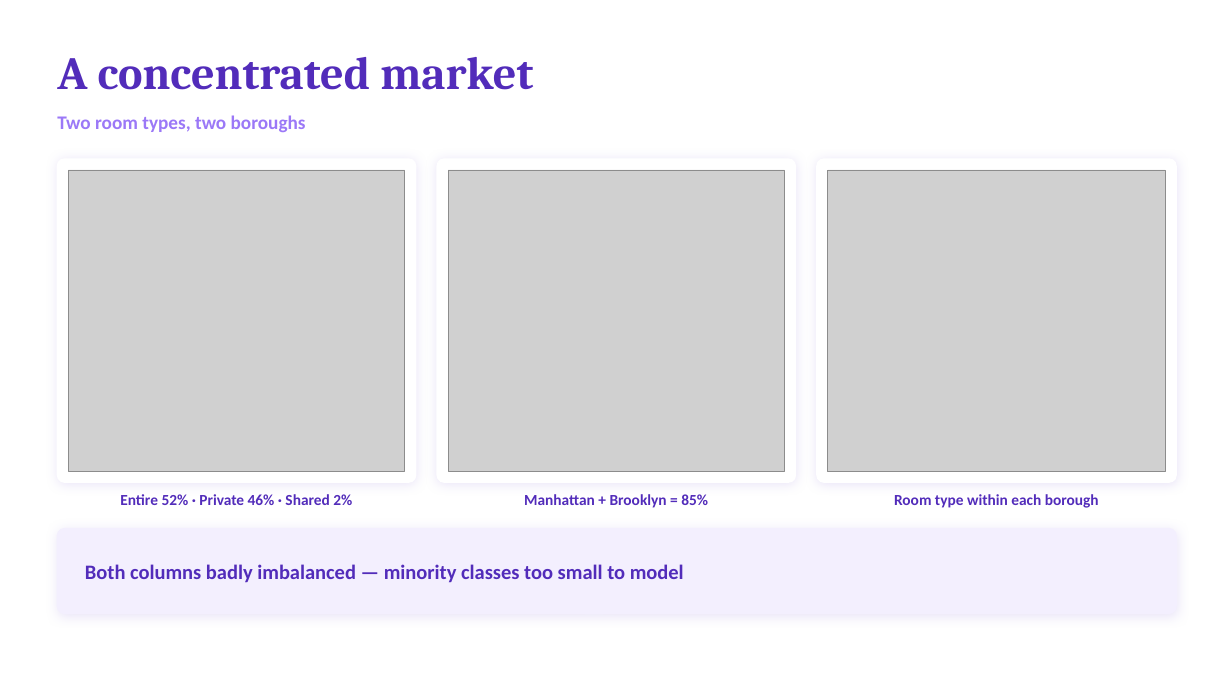
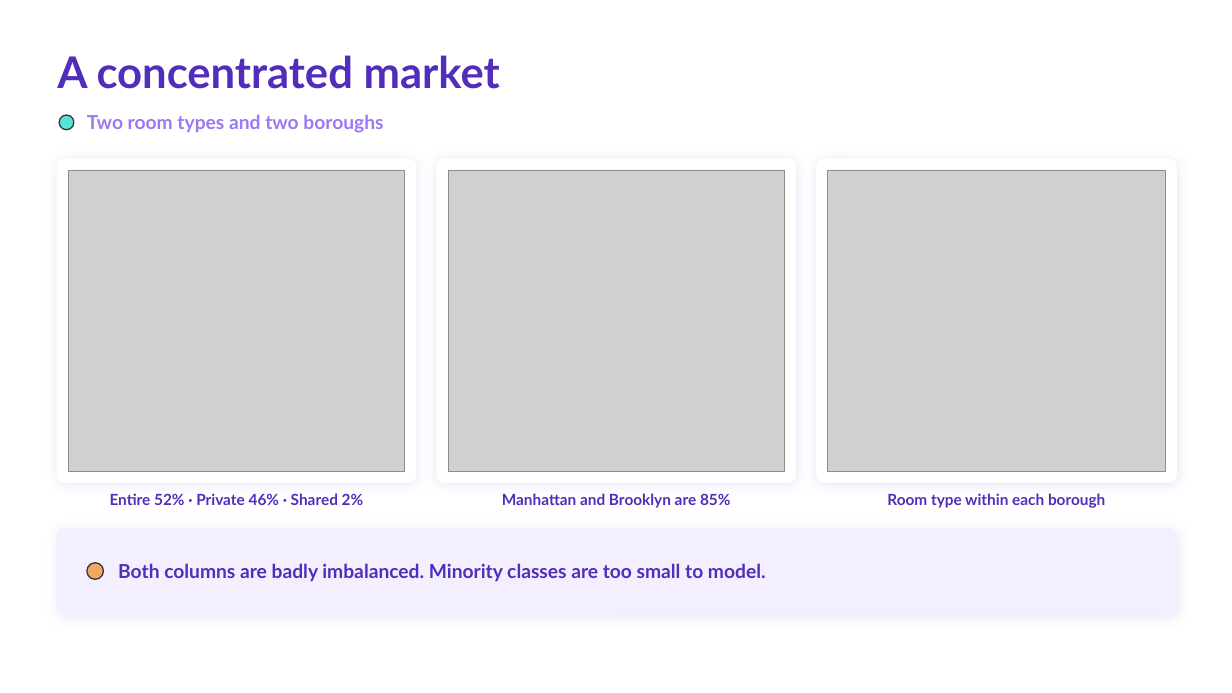
Before and after one commit to khaliddosari/Tuwaiq-Bootcamp, a slide deck: slide 6 of eda week 3/Khalid Al Dosari - EDA Project Presentation.pptx. Drawn at 1232x693 pixels with LibreOffice and Linux fonts; fonts in the diff are those of the drawing; grey boxes stand for pictures. Boxes give left, top, right and bottom in pixels: in the first picture for what was removed or moved away, otherwise in the second. Text is boxed around its words. In the diff, an @@ line names an element or a change of style, - is before the commit and + after.

```diff
--- a/eda week 3/Khalid Al Dosari - EDA Project Presentation.pptx
+++ b/eda week 3/Khalid Al Dosari - EDA Project Presentation.pptx
@@ text "A concentrated market" at [57,55,500,89]: size 36 to 34 pt, font Cambria to Lato @@
@@ ellipse added at [59,116,74,130], fill #57E3D8, outline #333333 1 pt @@
@@ text at [87,114,383,133]: text changed; font Calibri to Lato @@
-Two room types, two boroughs
+Two room types and two boroughs
@@ text "Entire 52% · Private 46% ..." at [110,493,364,505]: font Calibri to Lato @@
@@ text at [502,493,730,508]: text changed; font Calibri to Lato @@
-Manhattan + Brooklyn = 85%
+Manhattan and Brooklyn are 85%
@@ text "Room type within each borough" at [887,493,1105,508]: font Calibri to Lato @@
@@ ellipse added at [87,563,104,579], fill #F4A664, outline #333333 1 pt @@
@@ text at [118,563,766,582]: text changed; size 16 to 15 pt; font Calibri to Lato @@
-Both columns badly imbalanced — minority classes too small to model
+Both columns are badly imbalanced. Minority classes are too small to model.
```
Also in this commit, not shown: 12 other slides changed.
